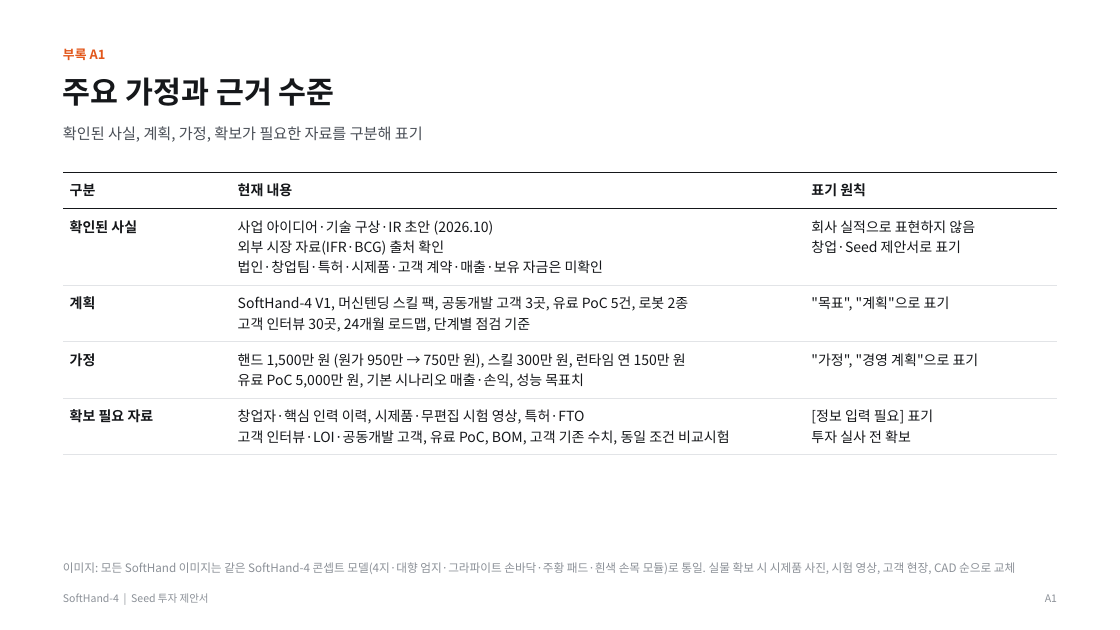
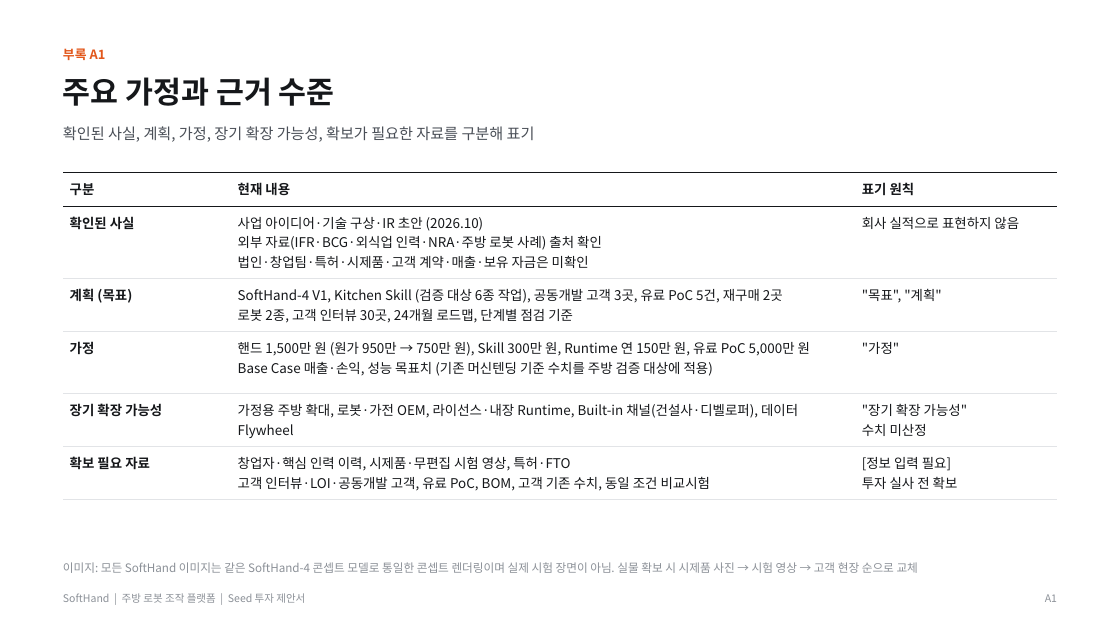
Before and after one commit to kimdonghyun2789-hash/D, a slide deck: slide 16 of SoftHand_Founding_Seed_IR_Deck_Final.pptx (slide 18 before the commit). Drawn at 1120x630 pixels with LibreOffice and Linux fonts; fonts in the diff are those of the drawing. Boxes give left, top, right and bottom in pixels: in the first picture for what was removed or moved away, otherwise in the second. Text is boxed around its words. In the diff, an @@ line names an element or a change of style, - is before the commit and + after.

```diff
--- a/SoftHand_Founding_Seed_IR_Deck_Final.pptx
+++ b/SoftHand_Founding_Seed_IR_Deck_Final.pptx
@@ text at (x1=63, y1=126, x2=535, y2=142): text changed @@
-확인된 사실, 계획, 가정, 확보가 필요한 자료를 구분해 표기
+확인된 사실, 계획, 가정, 장기 확장 가능성, 확보가 필요한 자료를 구분해 표기
@@ table at (x1=63, y1=172, x2=1057, y2=495) @@
-row 2: 확인된 사실 | 사업 아이디어·기술 구상·IR 초안 (2026.10) / 외부 시장 자료(IFR·BCG) 출처 확인 / 법인·창업팀·특허·시제품·고객 계약·매출·보유 자금은 미확인 | 회사 실적으로 표현하지 않음 / 창업·Seed 제안서로 표기
-row 3: 계획 | SoftHand-4 V1, 머신텐딩 스킬 팩, 공동개발 고객 3곳, 유료 PoC 5건, 로봇 2종 / 고객 인터뷰 30곳, 24개월 로드맵, 단계별 점검 기준 | "목표", "계획"으로 표기
-row 4: 가정 | 핸드 1,500만 원 (원가 950만 → 750만 원), 스킬 300만 원, 런타임 연 150만 원 / 유료 PoC 5,000만 원, 기본 시나리오 매출·손익, 성능 목표치 | "가정", "경영 계획"으로 표기
-row 5: 확보 필요 자료 | 창업자·핵심 인력 이력, 시제품·무편집 시험 영상, 특허·FTO / 고객 인터뷰·LOI·공동개발 고객, 유료 PoC, BOM, 고객 기존 수치, 동일 조건 비교시험 | [정보 입력 필요] 표기 / 투자 실사 전 확보
+row 2: 확인된 사실 | 사업 아이디어·기술 구상·IR 초안 (2026.10) / 외부 자료(IFR·BCG·외식업 인력·NRA·주방 로봇 사례) 출처 확인 / 법인·창업팀·특허·시제품·고객 계약·매출·보유 자금은 미확인 | 회사 실적으로 표현하지 않음
+row 3: 계획 (목표) | SoftHand-4 V1, Kitchen Skill (검증 대상 6종 작업), 공동개발 고객 3곳, 유료 PoC 5건, 재구매 2곳 / 로봇 2종, 고객 인터뷰 30곳, 24개월 로드맵, 단계별 점검 기준 | "목표", "계획"
+row 4: 가정 | 핸드 1,500만 원 (원가 950만 → 750만 원), Skill 300만 원, Runtime 연 150만 원, 유료 PoC 5,000만 원 / Base Case 매출·손익, 성능 목표치 (기존 머신텐딩 기준 수치를 주방 검증 대상에 적용) | "가정"
+row 5: 장기 확장 가능성 | 가정용 주방 확대, 로봇·가전 OEM, 라이선스·내장 Runtime, Built-in 채널(건설사·디벨로퍼), 데이터 Flywheel | "장기 확장 가능성" / 수치 미산정
+row 6: 확보 필요 자료 | 창업자·핵심 인력 이력, 시제품·무편집 시험 영상, 특허·FTO / 고객 인터뷰·LOI·공동개발 고객, 유료 PoC, BOM, 고객 기존 수치, 동일 조건 비교시험 | [정보 입력 필요] / 투자 실사 전 확보
@@ text at (x1=63, y1=562, x2=918, y2=573): text changed @@
-이미지: 모든 SoftHand 이미지는 같은 SoftHand-4 콘셉트 모델(4지·대향 엄지·그라파이트 손바닥·주황 패드·흰색 손목 모듈)로 통일. 실물 확보 시 시제품 사진, 시험 영상, 고객 현장, CAD 순으로 교체
+이미지: 모든 SoftHand 이미지는 같은 SoftHand-4 콘셉트 모델로 통일한 콘셉트 렌더링이며 실제 시험 장면이 아님. 실물 확보 시 시제품 사진 → 시험 영상 → 고객 현장 순으로 교체
@@ text at (x1=63, y1=593, x2=305, y2=603): text changed @@
-SoftHand-4 | Seed 투자 제안서
+SoftHand | 주방 로봇 조작 플랫폼 | Seed 투자 제안서
```
Also in this commit, not shown: 16 other slides changed, 15 slides added, 16 slides removed, 31 other files.
